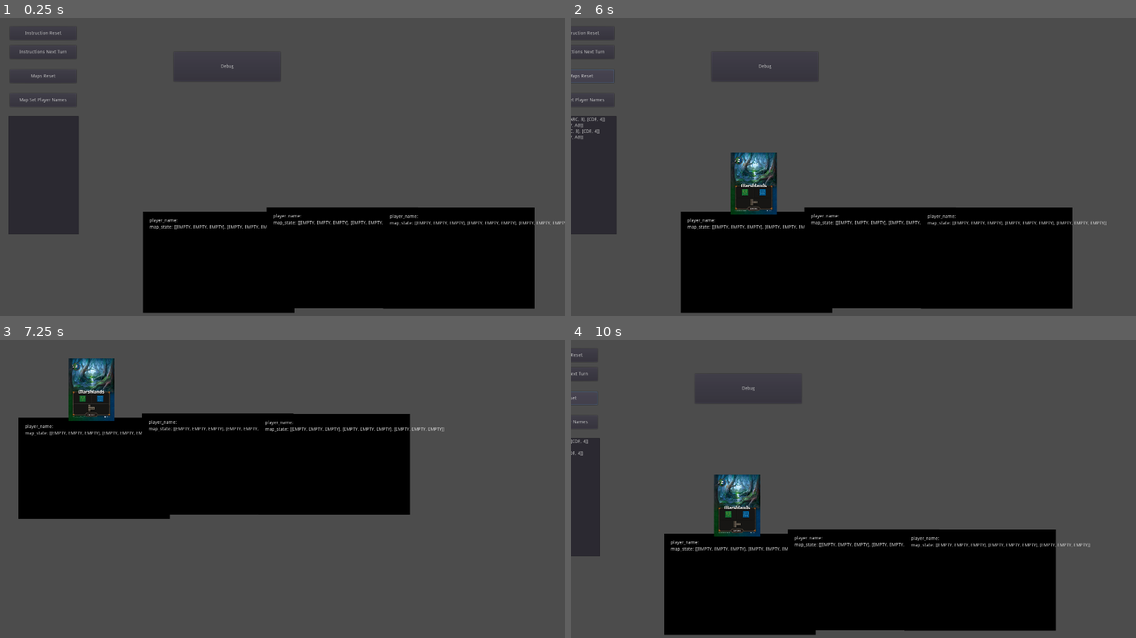
Above: before the commit, frames 1-4 (two rows, left to right).
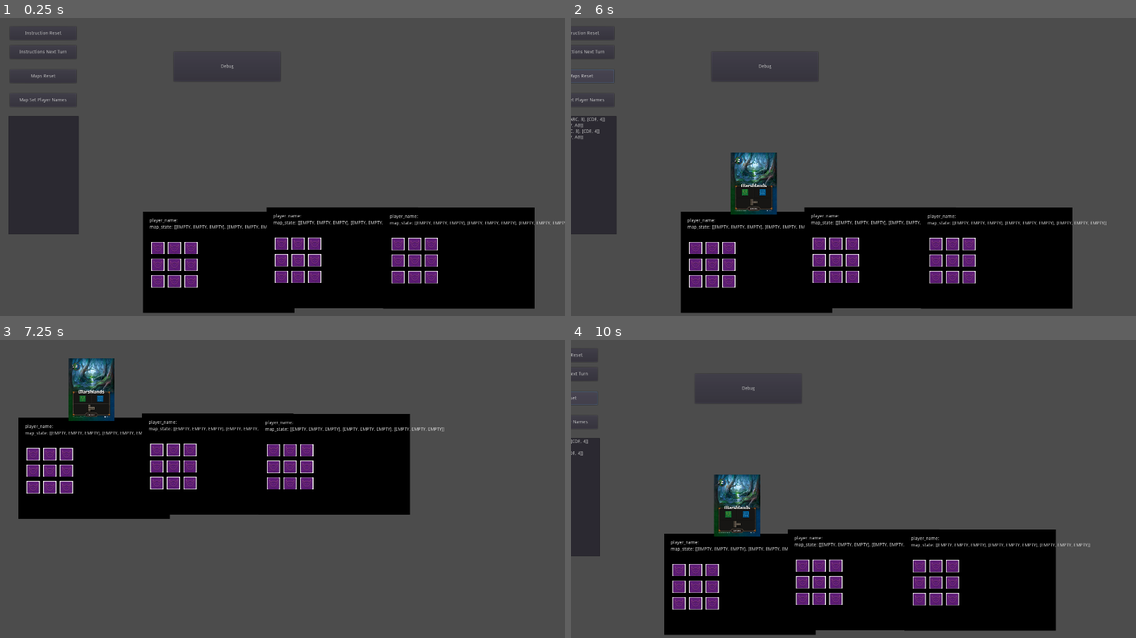
Above: after the commit, the same moments.

Repository: gilde-der-nacht/game-jam-2022
Game: Godot game, scene res://Board.tscn
The game is run twice, just before and just after one commit, with the same random seed, the same clock (stepped at 60 frames per second) and the same inputs.
Inputs (mouse positions are in pixels of both pictures, inside the frame that each line leads up to):
- Up to frame 1 (0.25 s): no input
- Up to frame 2 (6 s): click (616, 175) at 0.52 s; type "12" at 0.6 s; click "Instructions Next Turn" at 1.25 s; click "Instructions Next Turn" at 2 s; click "Map Set Player Names" at 2.75 s; click "Debug" at 3.5 s; click "Instruction Reset" at 4.25 s; click "Maps Reset" at 5 s; hold Right (ui_right) from 5.78 s (still down)
- Up to frame 3 (7.25 s): release Right (ui_right) at 6.53 s; hold Down (ui_down) from 6.53 s (still down)
- Up to frame 4 (10 s): release Down (ui_down) at 7.28 s; hold Right (ui_right) 7.28-8.03 s; hold Up (ui_up) 8.03-8.78 s; hold Left (ui_left) from 8.78 s (still down)

The runs differ from the first frame. In frame 1, 2.7% of the frame differs, in the area x 26-78%, y 73-91%; in frame 2, 2.7%; in frame 3, 2.7%; in frame 4, 2.8%, in the area x 17-69%, y 73-91%.

Commit message:
Map: set Empty graphic

Diff:
--- a/Cartographer/Map/Map.gd
+++ b/Cartographer/Map/Map.gd
@@ -52,6 +52,7 @@
 	var forest_img = preload("res://Graphics/Forest_Tile.png")
 	var village_img = preload("res://Graphics/Village_Tile.png")
 	var water_img = preload("res://Graphics/Water_Tile.png")
+	var empty_img = preload("res://Graphics/Monster_Tile.png")
 	var sprite = tile.get_graphic()
 	match state:
 		"MOUNTAIN":
@@ -65,4 +66,4 @@
 		"WATER":
 			sprite.texture = water_img
 		_:
-			sprite.texture = null
+			sprite.texture = empty_img
--- a/Cartographer/Map/Tile.tscn
+++ b/Cartographer/Map/Tile.tscn
@@ -1,9 +1,12 @@
-[gd_scene load_steps=3 format=2]
+[gd_scene load_steps=4 format=2]
 
 [ext_resource path="res://Map/Tile.gd" type="Script" id=1]
-[ext_resource path="res://Graphics/Mountain_Tile.png" type="Texture" id=2]
+[ext_resource path="res://Graphics/Water_Tile.png" type="Texture" id=2]
 
-[node name="Tile" type="Node2D"]
+[sub_resource type="RectangleShape2D" id=1]
+extents = Vector2( 24, 24 )
+
+[node name="Tile" type="Area2D"]
 position = Vector2( 24, 24 )
 script = ExtResource( 1 )
 __meta__ = {
@@ -12,3 +15,6 @@
 
 [node name="Graphic" type="Sprite" parent="."]
 texture = ExtResource( 2 )
+
+[node name="MouseArea" type="CollisionShape2D" parent="."]
+shape = SubResource( 1 )
